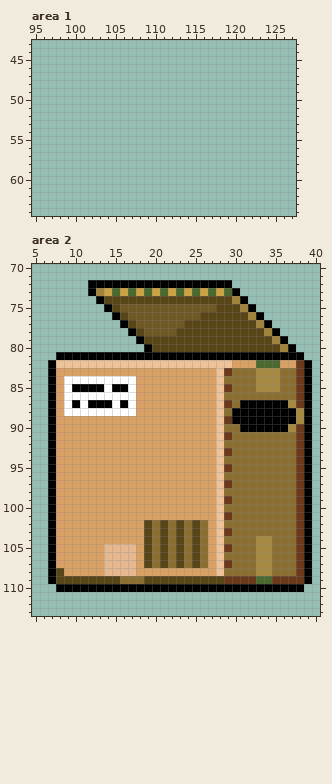
Two states of a pixel-art file, TheDreams/Assets/Items/Images/Art#Items.aseprite. Above: the version before the commit.
128x128 pixels, 1 frame. Colours within 5 levels of each other are drawn and written as one. Shown: area 1: x 95..127, y 43..64; area 2: x 5..40, y 70..113. The commit also changed other parts of the picture, which this record leaves out.
The result:
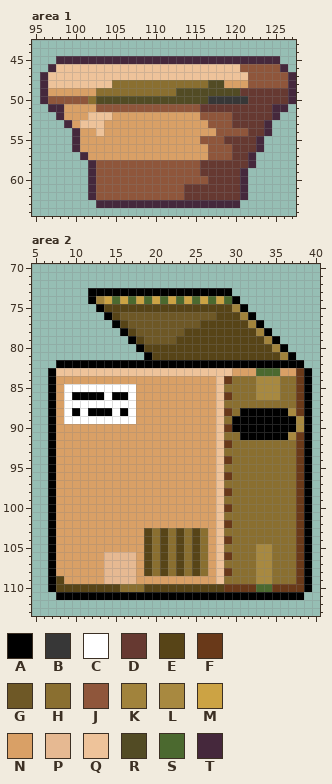
Palette (. is transparent): A #000000  B #373737  C #ffffff  D #663931  E #574417  F #693919  G #6e5826  H #8a6f30  J #8f563b  K #a1833c  L #a88940  M #cca344  N #d9a066  P #e6b992  Q #eec39a  R #524b24  S #4b692f  T #45283c
Edits made:
layer "Group 1/empty pot 2" added
Changed rows in their new state; - is an unchanged pixel.
Area 1, layer "Group 1/empty pot 2":
first column x 96:
45 --TTTTTTTTTTTTTTTTTTTTTTTTTTTT--
46 -TQQQQQQQQQQQQQQQQQQQQQQQJJJJJT-
47 TQQQQQQQQQQQQQQQQQQQQQQQQQJJJJJT
48 TQQQQQQQQHHHHHHHHHHHHRRNNNJJJJJT
49 TNNNNNNHHHHHHHHHHRRRRRRRRDDDDDDT
50 TJJJJJHRRRRRRRRRRRRRRBBBBBDDDDDT
51 -TTNNNNJJJJJJJJJJJJJDDDDDDDDDTT-
52 --TNNNQQQNNNNNNNNNNNJJJJDDDDDT--
53 ---TNQQQNNNNNNNNNNNNNJJJDDDDT---
54 ----TNNQNNNNNNNNNNNNNNJJJJDDT---
55 ----TNNNNNNNNNNNNNNNJJJDDDDT----
56 ----TNNNNNNNNNNNNNNNNJJJDDDT----
57 -----TNNNNNNNNNNNNNNNJJJDDT-----
58 ------TJJJJJJJJJJJJJDDDDDDT-----
59 ------TJJJJJJJJJJJJJDDDDDT------
60 ------TJJJJJJJJJJJJJJDDDDT------
61 ------TJJJJJJJJJJJDDDDDDDT------
62 ------TJJJJJJJJJJJDDDDDDDT------
63 -------TTTTTTTTTTTTTTTTTT-------
Area 2, layer "Group 1/empty box":
first column x 7:
 72 -----..................----------
 73 ------AAAAAAAAAAAAAAAAA.---------
 74 -----AKMSMSMSMSMSMSMSMSA.--------
 75 ------AE-EEEEEEEEEEEE--KA.-------
 76 -------AEG---------GG---KA.------
 77 --------AEG------GG------KA.-----
 78 ---------AEG----G---------KA.----
 79 ----------AEGGGG-----------KA.---
 80 -----------AE---------------KA.--
 81 -...........-EEEEEEEEEEEEEEEEK-.-
 82 .AAAAAAAAAAAAAAAAAAAAAAAAAAAAAAA.
 83 -QQQQQQQQQQQQQQQQQQQQ-QNNNSSSNN--
 84 --NNNNNNNNN-----------F----------
 85 ---CCCC-CC------------H----------
 86 ---AAAA-AA------------F---LLL----
 87 ---C-CCC-C------------H-HHHHHHH--
 88 ---A-AAA-A------------FH------LF-
 89 --CCCCCCCCC-----------H----------
 90 ----------------------FA------AL-
 91 ----------------------H-AAAAAAL--
 92 ----------------------F----------
 93 ----------------------H----------
 94 ----------------------F----------
 95 ----------------------H----------
 96 ----------------------F----------
 97 ----------------------H----------
 98 ----------------------F----------
 99 ----------------------H----------
100 ----------------------F----------
101 ----------------------H----------
102 ------------NNNNNNNN--F----------
103 ----------------------H----------
104 ----------------------F---HH-----
105 -------NNNN-----------H----------
106 ----------------------F----------
107 ----------------------H----------
108 -N----------EHEHEHEH--F----------
109 --NNNNNPPPPNNNNNNNNNNQHHHHLLHHH--
110 AEEEEEEEEHHHEEEEEEEEEEFFFFSSFFFFA
111 -AAAAAAAAAAAAAAAAAAAAAAAAAAAAAAA-
Boxes around the changes in both pictures, in picture pixels (x1, y1, x2, y2):
added: (40, 56, 296, 208)
changed: (48, 280, 312, 600)
